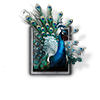
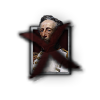
Comparing the layer stacks of the two 100px x 100px images. Changes:
added layer "Cross4" (1st of 2) (multiply) above "Cross4" over [16, 18, 83, 82]
added layer "Cross4" (2nd of 2) (73%) above "Layer 8" over [16, 18, 84, 82]
added layer "Layer 8" above "Layer 7" over [33, 14, 68, 72]
hid group "Group 3" (1 layers) over [4, 3, 86, 72]
